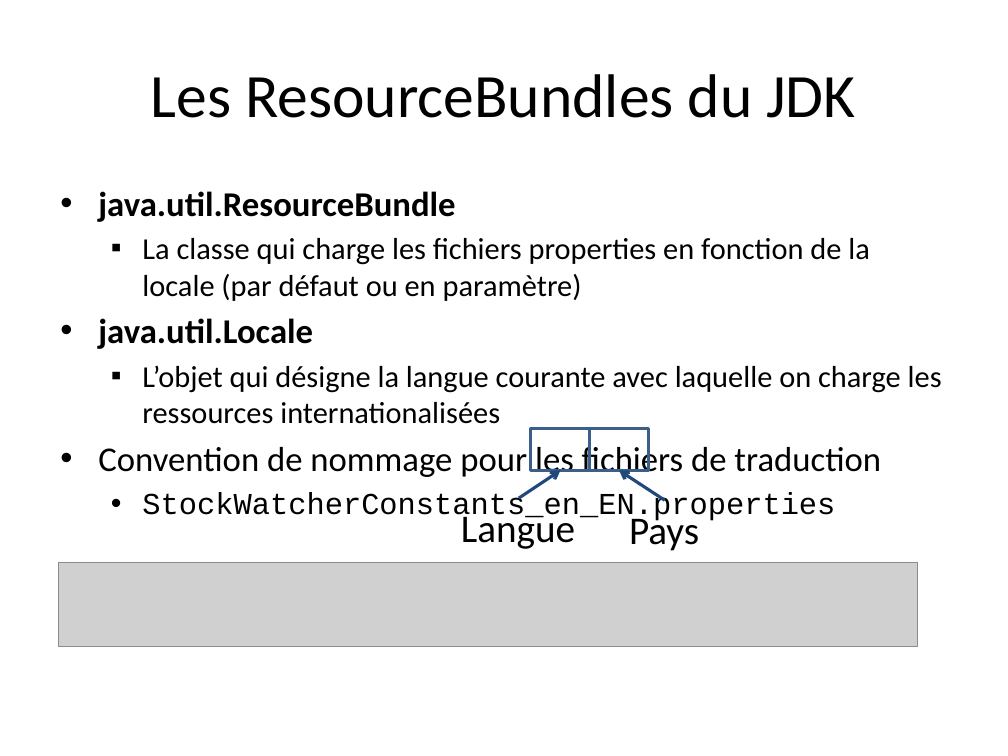
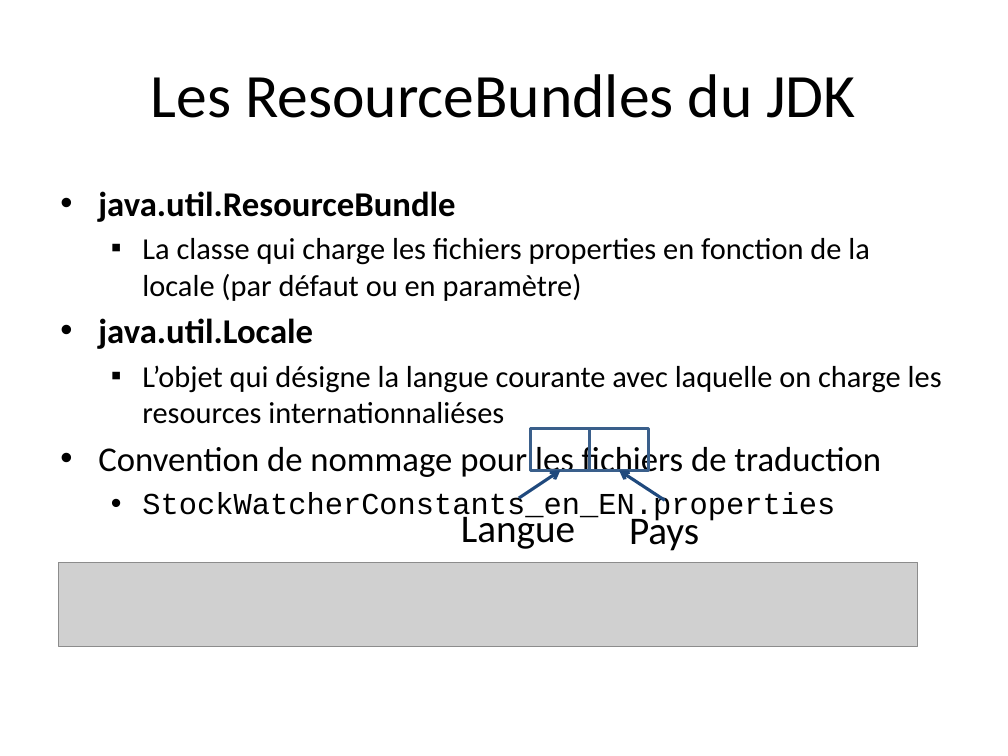
Before and after one commit to dbaeli/ez18n, a slide deck: slide 3 of ez18n-slides/ez18n_hands_on.pptx. Drawn at 1008x756 pixels with LibreOffice and Linux fonts; fonts in the diff are those of the drawing; grey boxes stand for pictures; background and template pictures are left out. Boxes give left, top, right and bottom in pixels: in the first picture for what was removed or moved away, otherwise in the second. Text is boxed around its words. In the diff, an @@ line names an element or a change of style, - is before the commit and + after.

Commit message:
fixed a few typo

```diff
--- a/ez18n-slides/ez18n_hands_on.pptx
+++ b/ez18n-slides/ez18n_hands_on.pptx
@@ text at (142, 365, 942, 424): text changed @@
-  ▪ L’objet qui désigne la langue courante avec laquelle on charge les ressources internationalisées
+  ▪ L’objet qui désigne la langue courante avec laquelle on charge les resources internationnaliéses
```
Also in this commit, not shown: 5 other slides changed.
